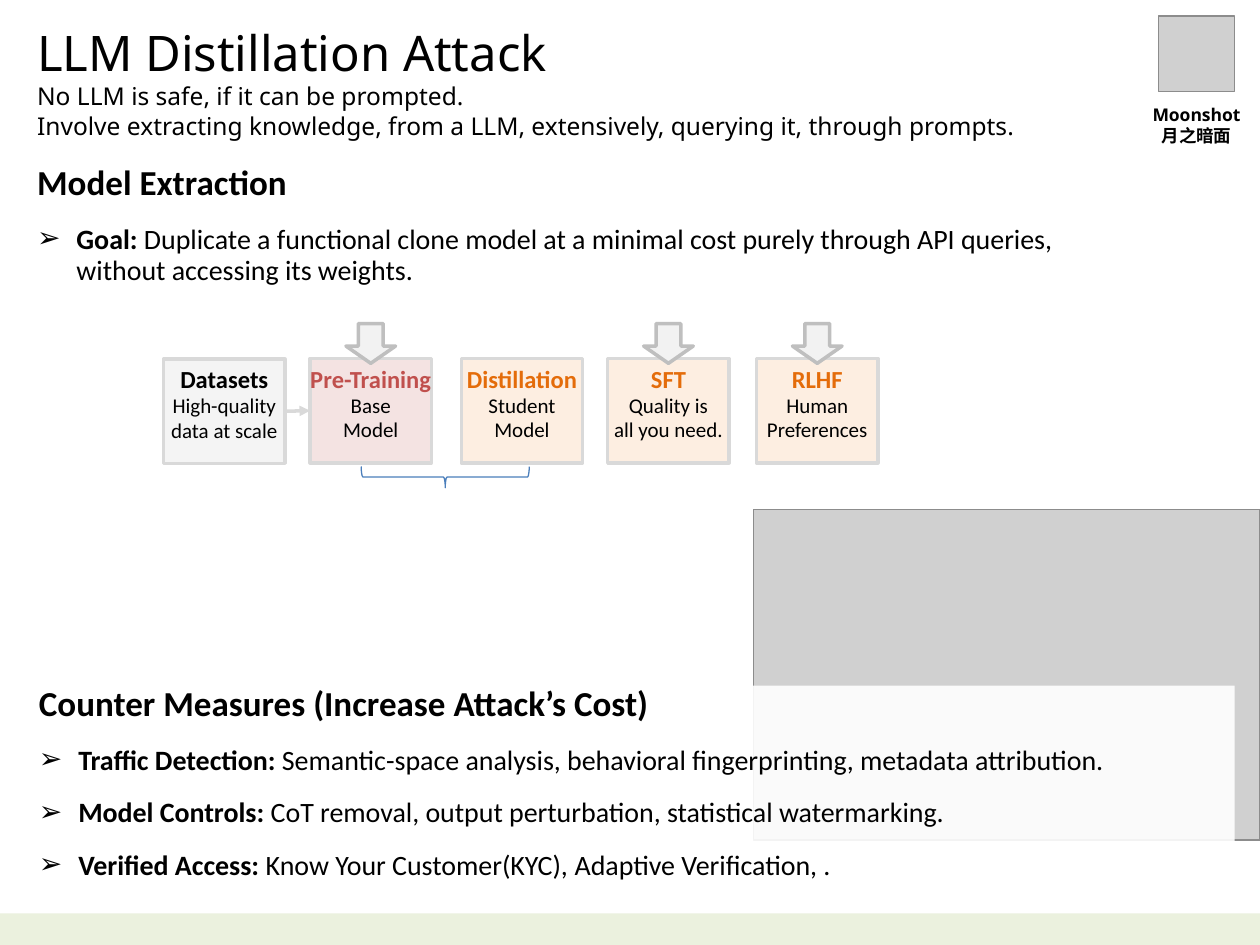
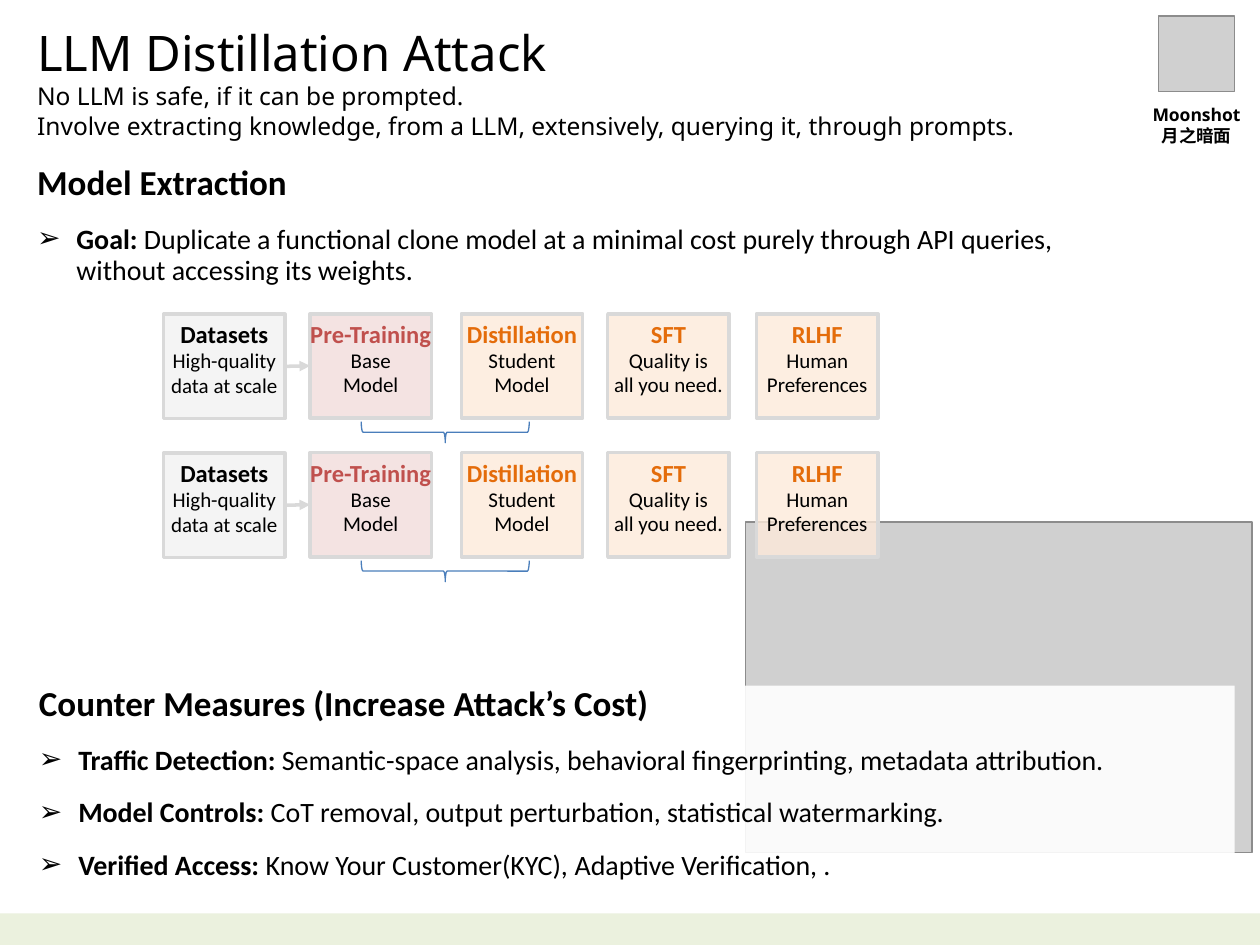
Before and after one commit to navibator/crazy-ai, a slide deck: slide 48 of ai.pptx. Drawn at 1260x945 pixels with LibreOffice and Linux fonts; fonts in the diff are those of the drawing; grey boxes stand for pictures. Boxes give left, top, right and bottom in pixels: in the first picture for what was removed or moved away, otherwise in the second. Text is boxed around its words. In the diff, an @@ line names an element or a change of style, - is before the commit and + after.

```diff
--- a/ai.pptx
+++ b/ai.pptx
@@ down arrow removed at (346, 324, 396, 363) @@
@@ down arrow removed at (644, 324, 693, 363) @@
@@ down arrow removed at (793, 324, 842, 363) @@
@@ 5 rectangles, 1 right brace, 1 arrow: place and size @@
-5 rectangles, 1 right brace, 1 arrow at (164, 359, 877, 488)
+5 rectangles, 1 right brace, 1 arrow at (164, 314, 877, 442)
@@ rectangle added at (164, 454, 285, 558), fill #F2F2F2 at 80% opacity, outline #D9D9D9 2 pt, 12 pt, text #000000 @@
+Datasets
+High-quality
+data at scale
@@ rectangle added at (310, 452, 431, 557), fill #F2DCDB at 80% opacity, outline #D9D9D9 2 pt, 14 pt, text #C0504D, bold @@
+Pre-Training
+Base
+Model
@@ rectangle added at (461, 452, 582, 557), fill #FDEADA at 80% opacity, outline #D9D9D9 2 pt, 14 pt, text #E46C0A, bold @@
+Distillation
+Student
+Model
@@ rectangle added at (607, 452, 728, 557), fill #FDEADA at 80% opacity, outline #D9D9D9 2 pt, 12 pt, text #000000 @@
+SFT
+Quality is
+all you need.
@@ rectangle added at (756, 452, 877, 557), fill #FDEADA at 80% opacity, outline #D9D9D9 2 pt, 12 pt, text #000000 @@
+RLHF
+Human
+Preferences
@@ arrow added from (285, 505) to (310, 505), #D9D9D9 2 pt @@
@@ picture: place and size @@
-picture at (753, 509, 1260, 839)
+picture at (746, 522, 1252, 852)
@@ right brace added at (362, 561, 529, 582), outline #4B7EBC 0.75 pt @@
```
Also in this commit, not shown: 5 other slides changed.
